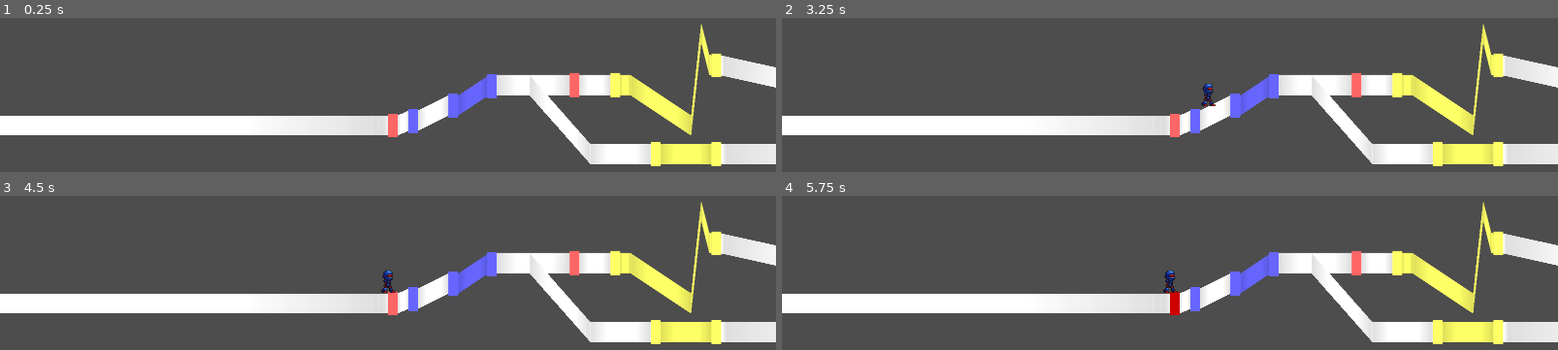
Above: before the commit, frames 1-4 (two rows, left to right).
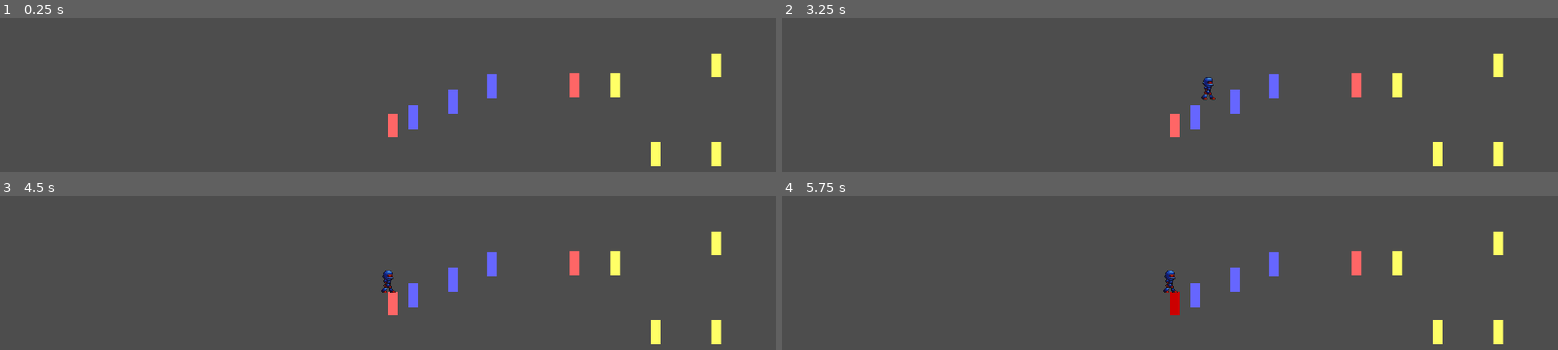
Above: after the commit, the same moments.

Repository: junu192857/Vexatonic-dash-2
Game: Godot game, scene res://Scenes/RhythmScene.tscn
Same seed, same stepped clock (60 frames per second), same inputs: the game is played once before the commit and once after it. Sound files missing from this copy of the repository are replaced by a short silence.
Inputs (mouse positions are in pixels of both pictures, inside the frame that each line leads up to):
- Up to frame 1 (0.25 s): no input
- Up to frame 2 (3.25 s): tap Enter at 0.5, 2.75 s; move the mouse to (1340, 104) at 0.52 s; hold A (a) 0.53-1.25 s; click (1340, 104) at 0.67 s; tap D (d) at 0.8 s; tap Space at 1.25 s; drag from (1014, 147) to (outside the picture) at 1.27 s; move the mouse to (1247, 30) at 2.02 s; hold J (j) 2.03-2.75 s; click (1247, 30) at 2.17 s; tap K (k) at 2.3 s; drag from (outside the picture) to (937, 59) at 2.77 s
- Up to frame 3 (4.5 s): move the mouse to (outside the picture) at 3.52 s; hold L (l) 3.53-4.25 s; click (outside the picture) at 3.67 s; tap S (s) at 3.8 s; drag from (155, 237) to (outside the picture) at 4.27 s
- Up to frame 4 (5.75 s): tap Space at 5 s; move the mouse to (1208, 303) at 5.02 s; hold A (a) from 5.03 s (still down); click (1208, 303) at 5.17 s; tap D (d) at 5.3 s

The runs differ from the first frame. In frame 1, 16% of the frame differs, in the area x 0-100%, y 3-95%; in frame 2, 16%; in frame 3, 16%; in frame 4, 16%.
Error after the commit: Invalid call. Nonexistent function 'set_connector_data' in base 'Node2D (EditorConnector.gd)'. (res://Scripts/RhythmManager.gd:141)

Commit message:
EditorConnector용 스크립트 추가

Diff:
--- a/vexatonic-dash-2/Prefabs/Connector.tscn
+++ b/vexatonic-dash-2/Prefabs/Connector.tscn
@@ -1,7 +1,7 @@
 [gd_scene format=3 uid="uid://cw54hy54u4o3h"]
 
 [ext_resource type="Texture2D" uid="uid://b6da4bo2wovn0" path="res://Textures/Connector.jpg" id="1_ci68o"]
-[ext_resource type="Script" uid="uid://be2tj6sethhja" path="res://Scripts/Connector.gd" id="1_peggv"]
+[ext_resource type="Script" uid="uid://cpodvpyi2ibbi" path="res://Scripts/EditorConnector.gd" id="1_peggv"]
 
 [node name="Connector" type="Node2D" unique_id=691671917]
 script = ExtResource("1_peggv")
--- /dev/null
+++ b/vexatonic-dash-2/Scripts/EditorConnector.gd
@@ -0,0 +1,79 @@
+extends Node2D
+
+@onready var polygon:Polygon2D = $Polygon2D
+
+var data:ConnectorData
+var lane
+
+const UNPROCECSSED_COLORS: Array[Color] = [Color(1, 0.4, 0.4), Color(0.4, 0.4, 1.0),Color(1.0, 1.0, 0.4)]
+const PROCESSED_COLORS: Array[Color] = [Color(0.8,0,0),Color(0.0, 0.0, 0.7),Color(0.8, 0.7, 0.0)]
+
+
+#func set_connector_data(p_color:int, start_time, end_time, p_lane: Lane, first: bool) -> float:
+	#print("Calling set_connector_data with %d, %f, %f" % [p_color, start_time, end_time])
+	#lane = p_lane
+	#var calculated_delta_y: float = 0.0
+	#var start_height
+	#if p_lane != null:
+		#start_height = p_lane.get_height(start_time - Setting.time_per_note_width) if first else \
+					   #p_lane.get_height(start_time)
+					#
+## 단노트 또는 marker에서 캐릭터가 수평으로 이동하도록 keyframe 조절
+		#if (first):
+			#p_lane.insert_keyframe(start_time - Setting.time_per_note_width, start_height)
+			#p_lane.insert_keyframe(start_time, start_height)
+			#var deleted = p_lane.delete_middle_keyframe(start_time - Setting.time_per_note_width, start_time)
+			#if (deleted != null):
+				#p_lane.insert_keyframe(start_time + 2 * Setting.EPSILON, deleted.y)
+				#
+## 다음 keyframe이 나오기 전까지만 찍도록 end_time 조정
+		#print("Start height: %f" % start_height)
+		#for kf in p_lane.keyframes:
+			#if kf.x > start_time:
+				#if kf.x >= end_time:
+					#calculated_delta_y = p_lane.get_height(end_time) - start_height
+				#else:
+					#calculated_delta_y = kf.y - start_height
+					#end_time = kf.x
+				#break
+				#
+	#print("Calculated_delta_y = %f" % calculated_delta_y)
+	#data = ConnectorData.new(p_color, Setting.get_posx_from_time(end_time - start_time), calculated_delta_y)
+	#return end_time
+#
+#func _ready():
+	#polygon.polygon = PackedVector2Array([
+		#Vector2(0,-25), #좌상
+		#Vector2(data.length,-25-data.delta_y), #우상
+		#Vector2(data.length,25-data.delta_y), #우하
+		#Vector2(0,25) #좌하
+	#])
+	#polygon.uv = PackedVector2Array([
+		#Vector2(0,0),
+		#Vector2(240,0),
+		#Vector2(240,500),
+		#Vector2(0,500)
+	#])
+	#if (data.color == -1):
+		#polygon.modulate = Color(1,1,1)
+	#else:
+		#polygon.modulate = UNPROCECSSED_COLORS[data.color]
+
+func _ready():
+	data = ConnectorData.new(-1, 24, 0)
+	polygon.uv = PackedVector2Array([
+		Vector2(0,0),
+		Vector2(240,0),
+		Vector2(240,500),
+		Vector2(0,500)
+	])
+	polygon.modulate = Color(1,1,1)
+	set_polygon_dynamically()
+
+func set_polygon_dynamically():
+	polygon.polygon = PackedVector2Array([
+		Vector2(0,-25), #좌상
+		Vector2(data.length,-25-data.delta_y), #우상
+		Vector2(data.length,25-data.delta_y), #우하
+		Vector2(0,25) #좌하
+	])
Not shown, added: vexatonic-dash-2/Scripts/EditorConnector.gd.uid
